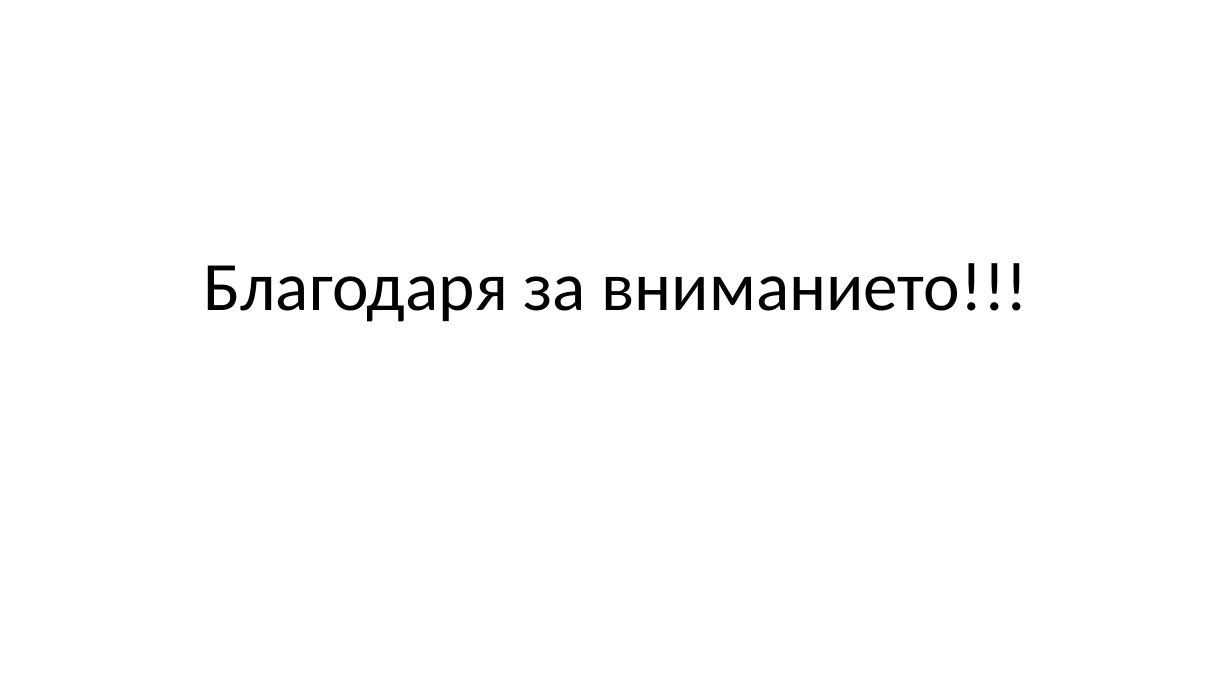
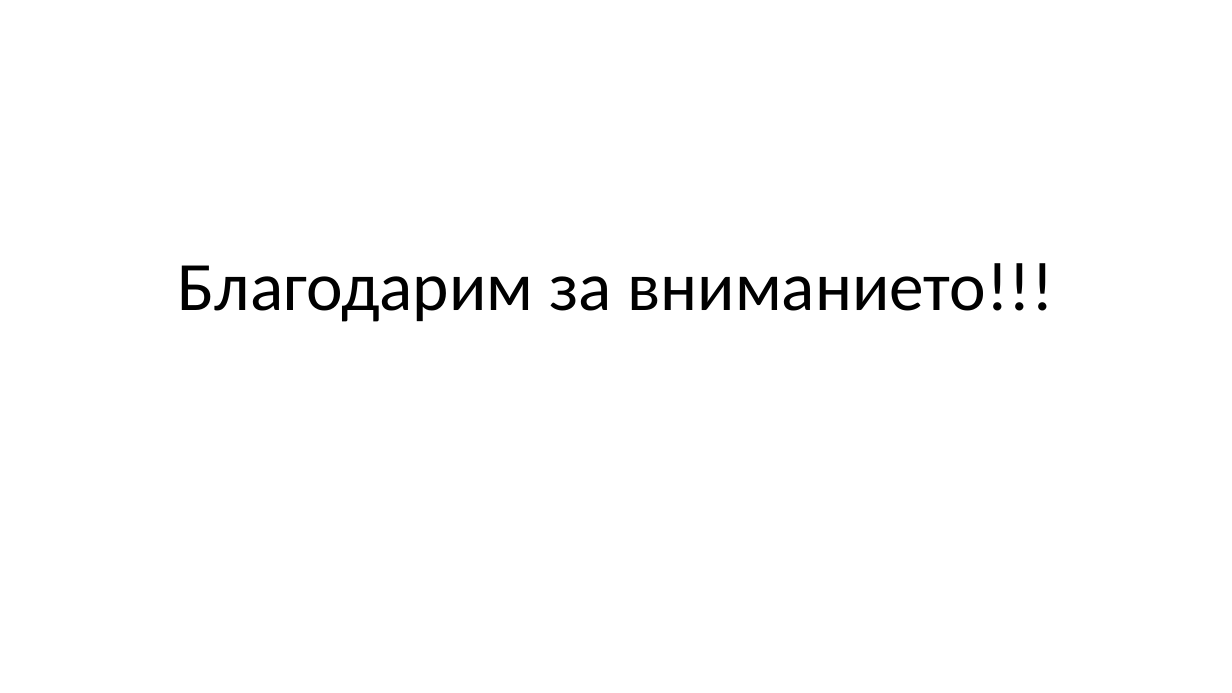
Before and after one commit to AlPagkou/EMZ-Project, a slide deck: slide 11 of ЕМЗ Проект.pptx (slide 9 before the commit). Drawn at 1232x693 pixels with LibreOffice and Linux fonts; fonts in the diff are those of the drawing. Boxes give left, top, right and bottom in pixels: in the first picture for what was removed or moved away, otherwise in the second. Text is boxed around its words. In the diff, an @@ line names an element or a change of style, - is before the commit and + after.

```diff
--- a/ЕМЗ Проект.pptx
+++ b/ЕМЗ Проект.pptx
@@ text at (178, 263, 1053, 322): text changed @@
-Благодаря за вниманието!!!
+Благодарим за вниманието!!!
```
Also in this commit, not shown: 4 other slides changed, 2 slides added, 3 other files.
